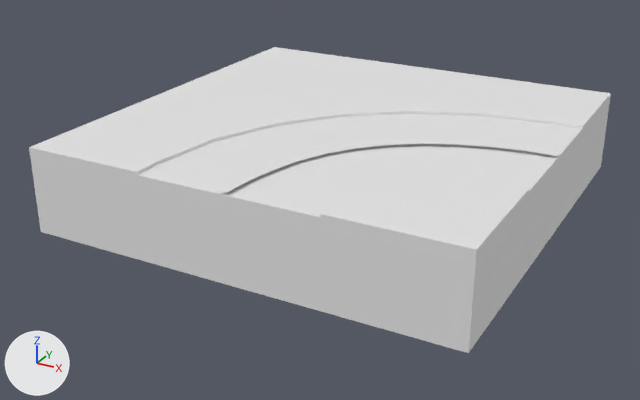
Renders of the FBX model Mystics Project/Assets/polyperfect/Low Poly Ultimate Pack/T/- Meshes_T/Terrains_T/Tiles_T/tile-mainroad-curve.fbx from each side of a commit.
Both versions are drawn from a 50 mm camera at (27.0, -52.8, 19.7) aimed at (-1.0, -1.9, -5.7). Arrows for +X, +Y and +Z are at lower left; the lights stay in place. Where no turn or scale is listed for an object, it has been applied to the vertices.

Objects in the first picture: 'tile-mainroad-curve'.
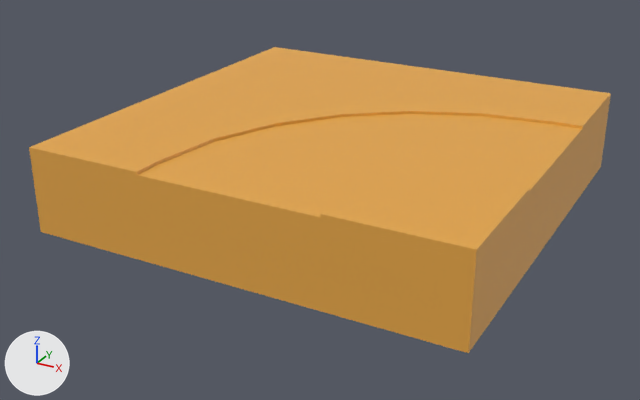
Where the newer file only moved an object's origin or applied its transform, the numbers keep the older frame.

The edits, one by one:
Material 'LOWPOLY-COLORS' (mat_lowpoly_colors) changes colour from white #e7e7e7 to orange #e7a747; in linear values from (0.8, 0.8, 0.8) to (0.8, 0.388, 0.0631).
me_tile_mainroad_curve is used by ob_tile_mainroad_curve; location (0.0, 0.0, 0.0).
me_tile_mainroad_curve had 98 vertices, 95 faces and spanned x -15.0..15.0, y -15.0..15.0, z -6.0..0.0.
me_tile_mainroad_curve now has 128 vertices, 141 faces and spans x -15.0..15.0, y -15.0..15.0, z -6.0..0.0.
Part 1, on me_tile_mainroad_curve:
24 vertices are removed from x -0.3..15.0, y -15.0..0.3, z 0.0.
21 faces are deleted.
42 vertices are added at x -3.3..13.0, y -15.0..3.3, z -0.2.
6 new vertices lie (2.0, 0.0, 0.0) away from vertices in x 13.0, y -3.3..3.3, z -0.2.
6 new vertices lie (0.0, 2.0, 0.0) away from vertices in x -3.3..3.3, y -15.0, z -0.2.
67 new faces join them.

Changed parts and their boxes [x1, y1, x2, y2] in the pictures (640 x 400 px):
'tile-mainroad-curve', recoloured, reshaped (white to orange): [29, 47, 611, 353] in both
part 1 of me_tile_mainroad_curve, built on: [137, 114, 582, 247] in both
